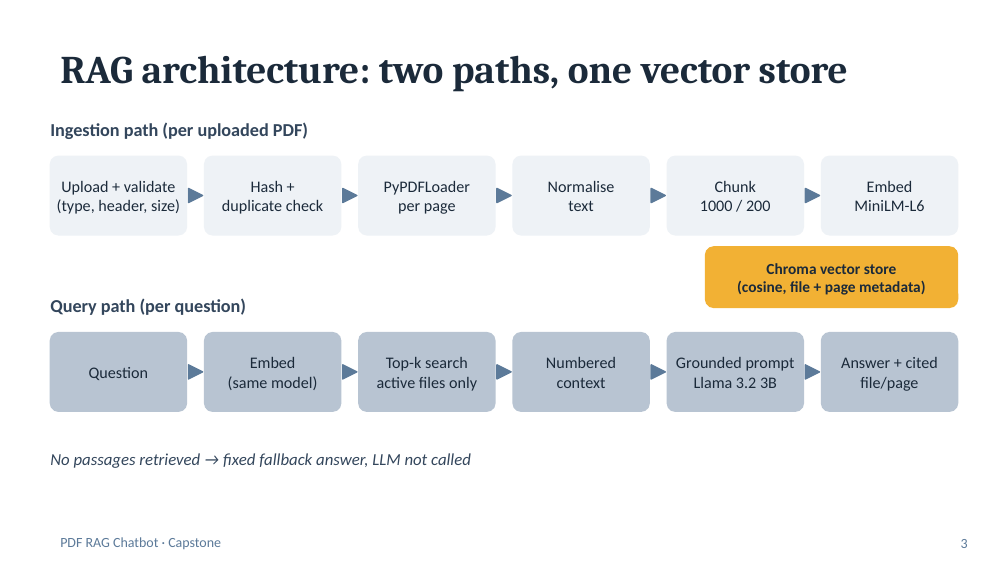
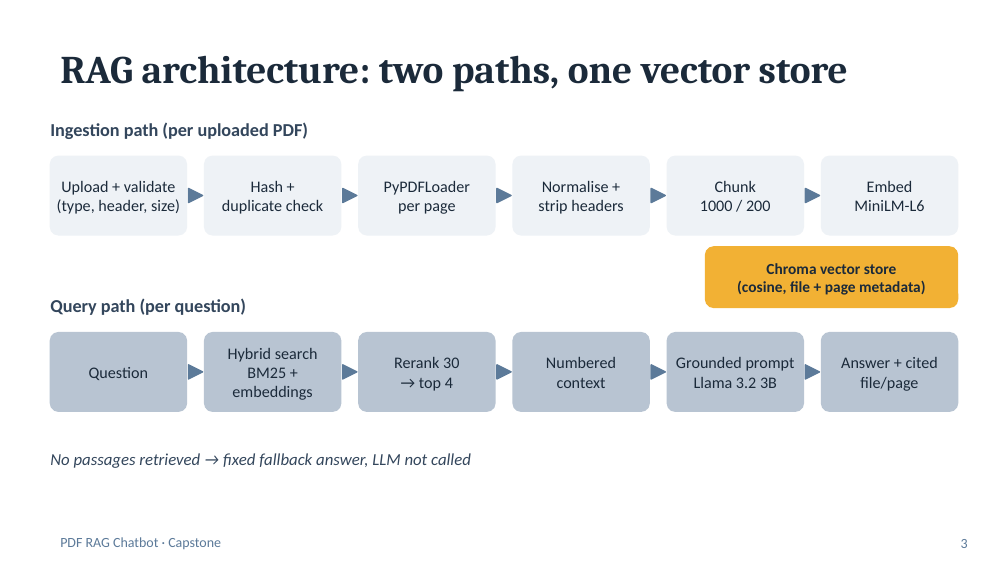
Before and after one commit to sabareesh-r23/pdf-rag-chatbot-old, a slide deck: slide 3 of docs/presentation/RAG_PDF_Chatbot_Capstone.pptx. Drawn at 1008x567 pixels with LibreOffice and Linux fonts; fonts in the diff are those of the drawing. Boxes give left, top, right and bottom in pixels: in the first picture for what was removed or moved away, otherwise in the second. Text is boxed around its words. In the diff, an @@ line names an element or a change of style, - is before the commit and + after.

```diff
--- a/docs/presentation/RAG_PDF_Chatbot_Capstone.pptx
+++ b/docs/presentation/RAG_PDF_Chatbot_Capstone.pptx
@@ text at [538,181,623,214]: text changed @@
-Normalise
-text
+Normalise +
+strip headers
@@ text at [228,348,318,400]: text changed @@
-Embed
-(same model)
+Hybrid search
+BM25 + embeddings
@@ text at [394,357,459,391]: text changed @@
-Top-k search
-active files only
+Rerank 30
+→ top 4
```
Also in this commit, not shown: 5 other slides changed, 1 slide added, 34 other files.
